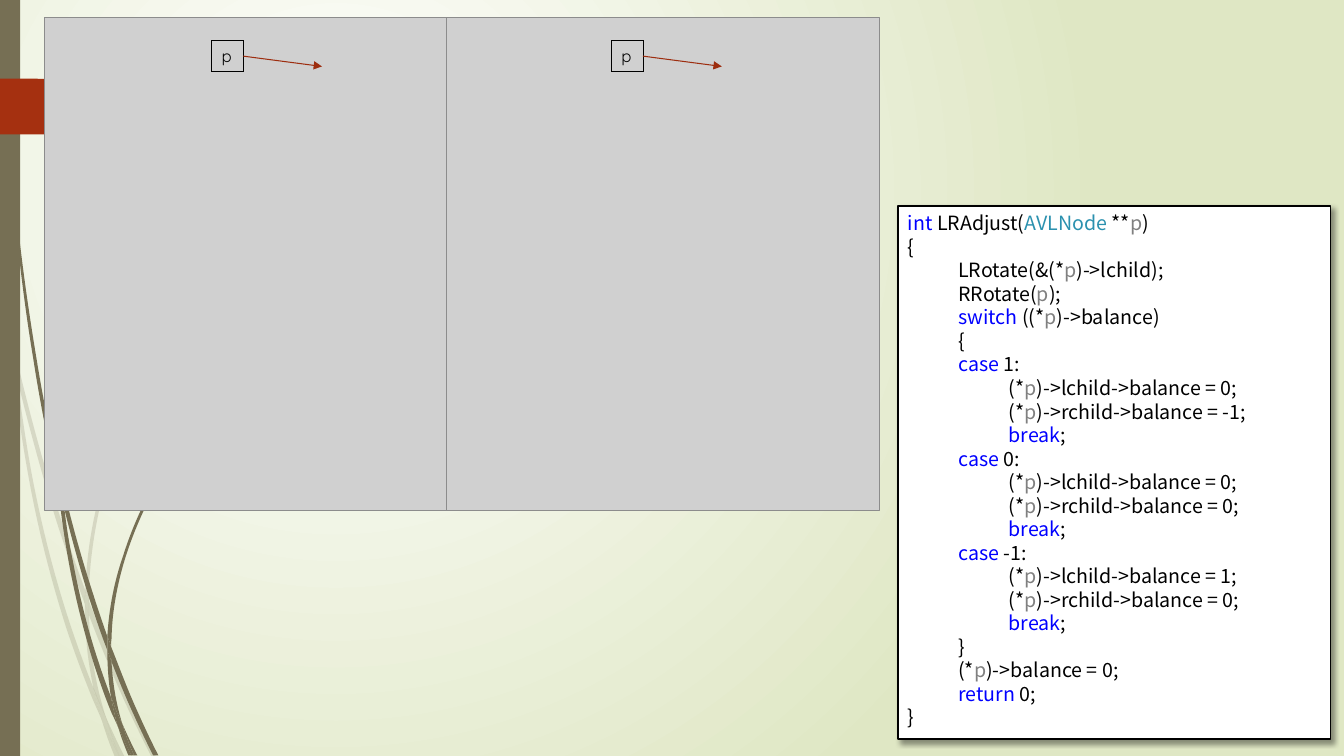
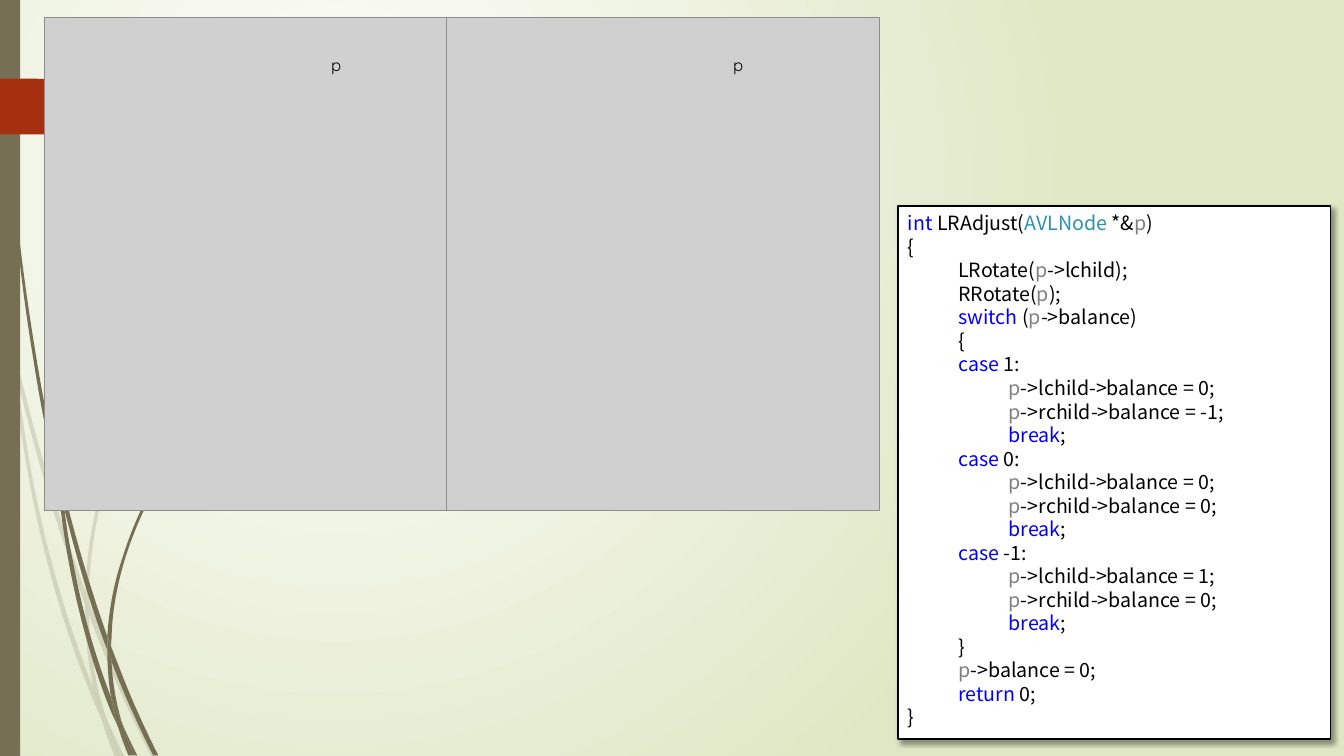
Before and after one commit to TeacherPeng/Datastruct, a slide deck: slide 38 of 教案/第08章 集合与查找.pptx. Drawn at 1344x756 pixels with LibreOffice and Linux fonts; fonts in the diff are those of the drawing; grey boxes stand for pictures. Boxes give left, top, right and bottom in pixels: in the first picture for what was removed or moved away, otherwise in the second. Text is boxed around its words. In the diff, an @@ line names an element or a change of style, - is before the commit and + after.

```diff
--- a/教案/第08章 集合与查找.pptx
+++ b/教案/第08章 集合与查找.pptx
@@ arrow removed from (244, 56) to (322, 67) @@
@@ text "p": place and size @@
-text "p" at (212,41,244,72)
+text "p" at (331,62,341,74)
@@ text "p" at (331,62,341,74): outline #000000 0.75 pt to none @@
@@ arrow removed from (643, 56) to (722, 67) @@
@@ text "p": place and size @@
-text "p" at (612,41,644,72)
+text "p" at (733,62,743,74)
@@ text "p" at (733,62,743,74): outline #000000 0.75 pt to none @@
@@ text in rectangle at (908,214,1153,235): text changed @@
-int LRAdjust(AVLNode **p)
+int LRAdjust(AVLNode *&p)
@@ text in rectangle at (958,261,1127,282): text changed @@
-  LRotate(&(*p)->lchild);
+  LRotate(p->lchild);
@@ text in rectangle at (958,304,1137,329): text changed @@
-  switch ((*p)->balance)
+  switch (p->balance)
@@ text in rectangle at (1009,379,1223,424): text changed @@
-    (*p)->lchild->balance = 0;
-    (*p)->rchild->balance = -1;
+    p->lchild->balance = 0;
+    p->rchild->balance = -1;
@@ text in rectangle at (1009,473,1216,518): text changed @@
-    (*p)->lchild->balance = 0;
-    (*p)->rchild->balance = 0;
+    p->lchild->balance = 0;
+    p->rchild->balance = 0;
@@ text in rectangle at (1009,567,1216,612): text changed @@
-    (*p)->lchild->balance = 1;
-    (*p)->rchild->balance = 0;
+    p->lchild->balance = 1;
+    p->rchild->balance = 0;
@@ text in rectangle at (958,657,1096,682): text changed @@
-  (*p)->balance = 0;
+  p->balance = 0;
```
Also in this commit, not shown: 8 other slides changed, 1 other file.
